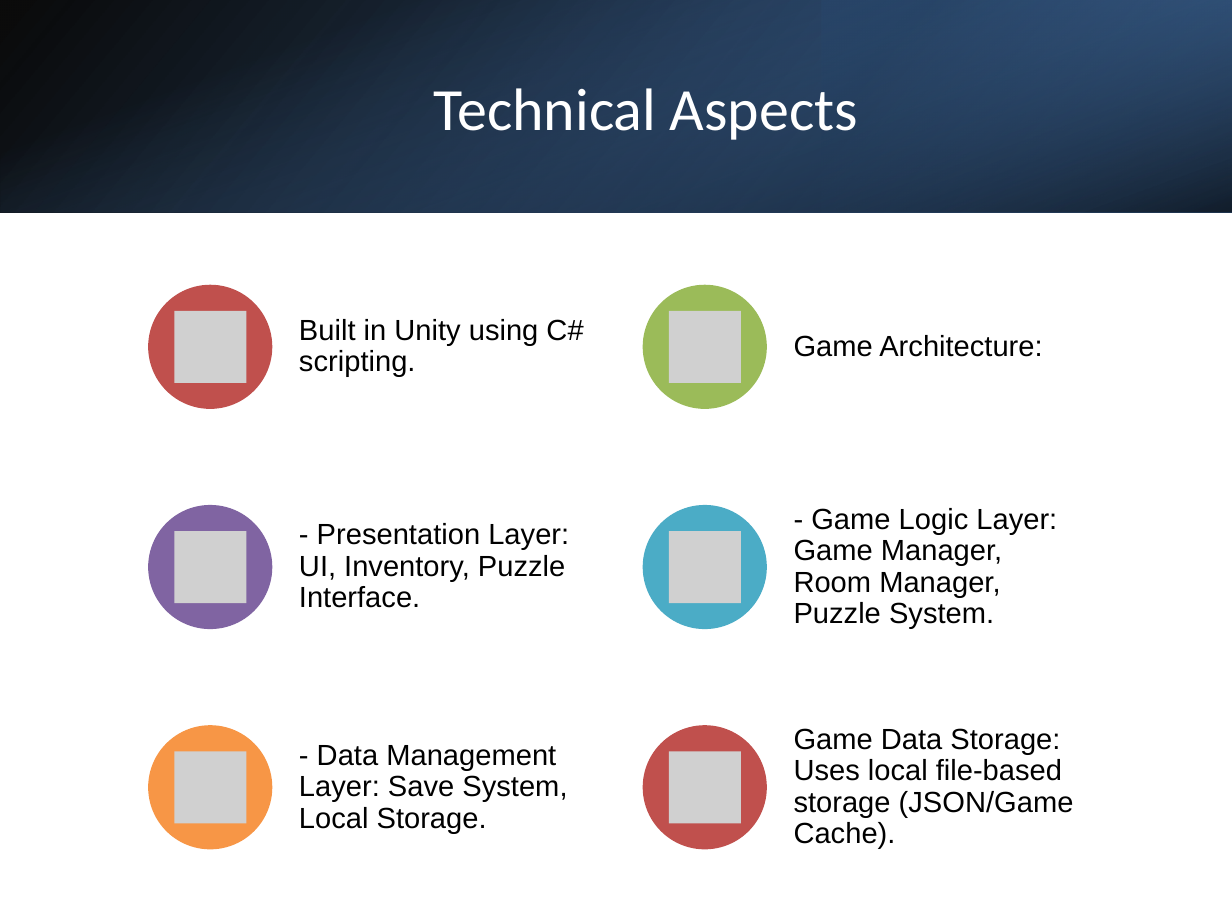
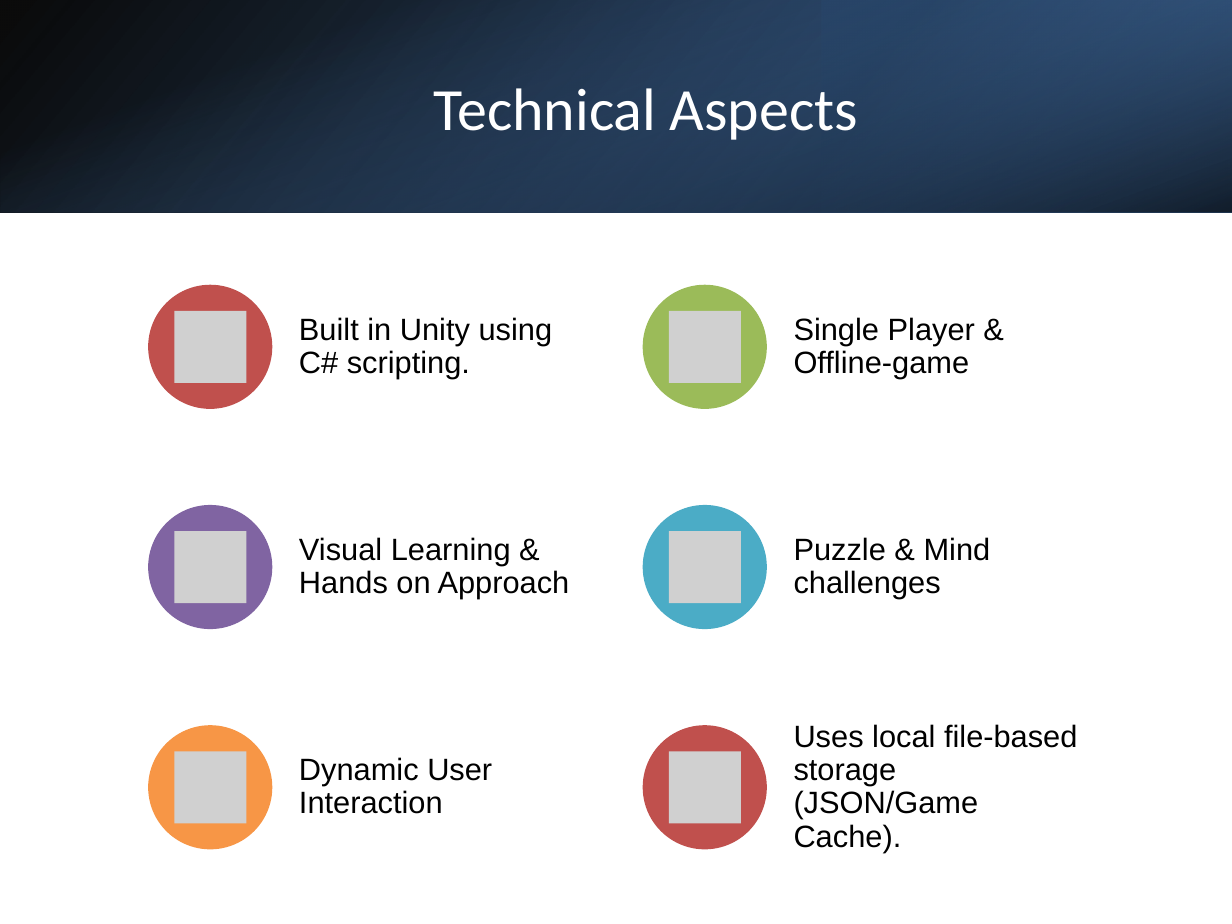
Before and after one commit to Firas-amaria/FinalProject-CryptoGame, a slide deck: slide 17 of enigma_academy_presentation.pptx (slide 9 before the commit). Drawn at 1232x924 pixels with LibreOffice and Linux fonts; fonts in the diff are those of the drawing; grey boxes stand for pictures. Boxes give left, top, right and bottom in pixels: in the first picture for what was removed or moved away, otherwise in the second. Text is boxed around its words. In the diff, an @@ line names an element or a change of style, - is before the commit and + after.

Commit message:
changes

```diff
--- a/enigma_academy_presentation.pptx
+++ b/enigma_academy_presentation.pptx
@@ text "Built in Unity using C# ..." at (299,317,553,379): size 17 to 18 pt @@
@@ text at (794,317,975,379): text changed; size 17 to 18 pt @@
-Game Architecture:
+Single Player & Offline-game
@@ text at (299,537,570,599): text changed; size 17 to 18 pt @@
-- Presentation Layer: UI, Inventory, Puzzle Interface.
+Visual Learning & Hands on Approach
@@ text at (794,537,991,599): text changed; size 17 to 18 pt @@
-- Game Logic Layer: Game Manager, Room Manager, Puzzle System.
+Puzzle & Mind challenges
@@ text at (794,724,1077,852): text changed; size 17 to 18 pt @@
-Game Data Storage: Uses local file-based storage (JSON/Game Cache).
+Uses local file-based storage (JSON/Game Cache).
@@ text at (299,757,492,814): text changed; size 17 to 18 pt @@
-- Data Management Layer: Save System, Local Storage.
+Dynamic User Interaction
```
Also in this commit, not shown: 10 other slides changed, 18 slides added, 2 slides removed.
